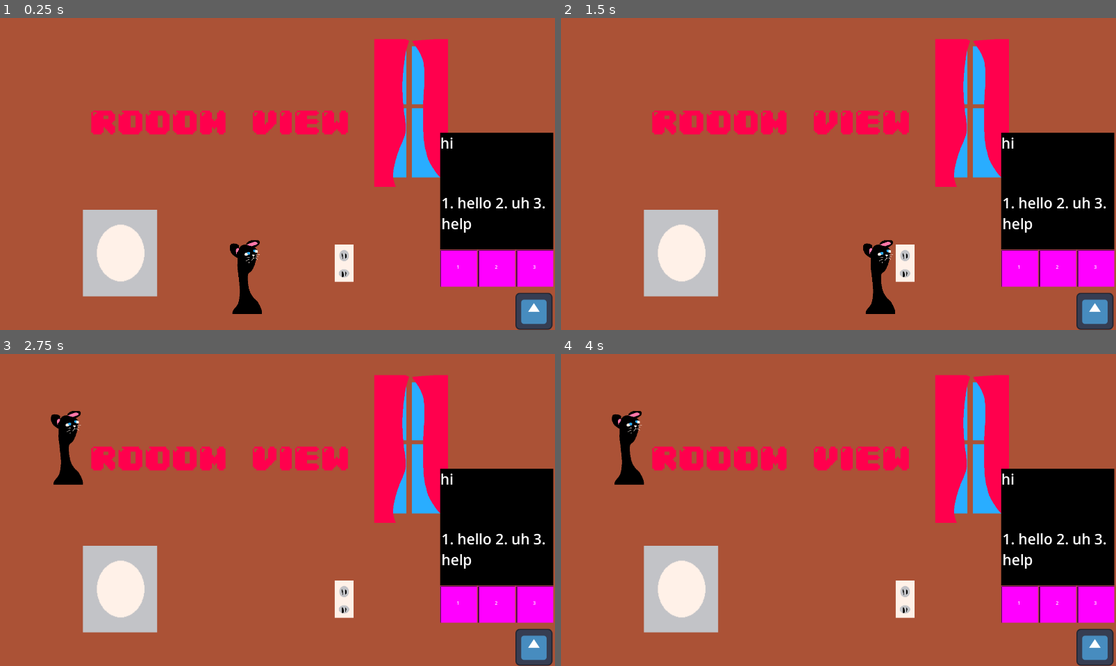
Above: before the commit, frames 1-4 (two rows, left to right).
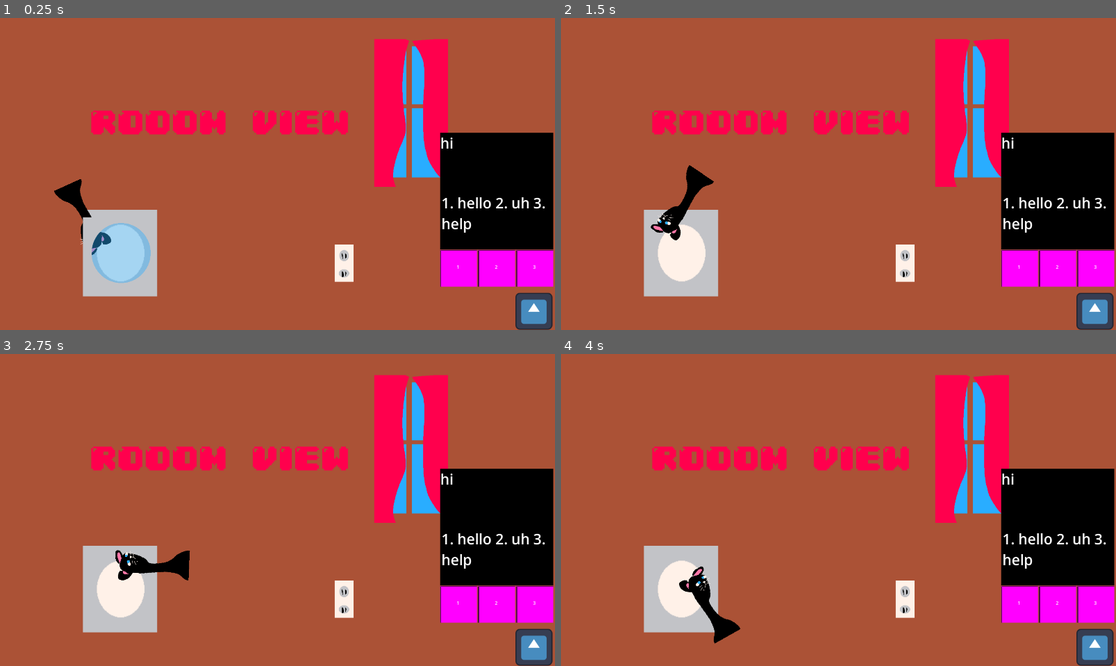
Above: after the commit, the same moments.

Repository: LukeDul/zoom
Game: Godot game, scene res://main.tscn
Same seed, same stepped clock (60 frames per second), same inputs: the game is played once before the commit and once after it. The engine's default icon, where the game draws it, is replaced by a stand-in: a white triangle on a blue panel in a dark square.
Inputs (mouse positions are in pixels of both pictures, inside the frame that each line leads up to):
- Up to frame 1 (0.25 s): no input
- Up to frame 2 (1.5 s): click (683, 252) at 0.52 s; click (683, 252) at 1.27 s
- Up to frame 3 (2.75 s): click (410, 447) at 2.02 s
- Up to frame 4 (4 s): click (710, 563) at 2.77 s; click "1" at 3.5 s

The runs differ from the first frame. In frame 1, 2.7% of the frame differs, in the area x 9-48%, y 51-95%; in frame 2, 1.5%; in frame 3, 1.5%; in frame 4, 1.5%.

Commit message:
added door to washing amchien

Diff:
--- a/main.tscn
+++ b/main.tscn
@@ -10,6 +10,7 @@
 [ext_resource type="Script" uid="uid://dsrh1ibw1vpv1" path="res://dialog.gd" id="5_lquwl"]
 [ext_resource type="Texture2D" uid="uid://chgsgti82mqd2" path="res://Assets/room/window.png" id="6_272bh"]
 [ext_resource type="Texture2D" uid="uid://cv5i8o4sg3nvx" path="res://Assets/room/outlet.png" id="7_5vw27"]
+[ext_resource type="Texture2D" uid="uid://b2wt1ttugf3il" path="res://Assets/room/door.png" id="8_efxa6"]
 
 [sub_resource type="NoiseTexture2D" id="NoiseTexture2D_lquwl"]
 width = 128
@@ -56,16 +57,25 @@
 [node name="WashingMachine" type="Node2D" parent="RoomView"]
 position = Vector2(-673, 124)
 
-[node name="Door" type="TextureButton" parent="RoomView/WashingMachine"]
+[node name="Machine" type="TextureButton" parent="RoomView/WashingMachine"]
 offset_right = 40.0
 offset_bottom = 40.0
 scale = Vector2(2.00765, 2.33872)
 texture_normal = ExtResource("5_7mycd")
 
-[node name="Cat" type="TextureButton" parent="RoomView/WashingMachine"]
+[node name="MachineCat" type="TextureButton" parent="RoomView/WashingMachine"]
 visible = false
-offset_right = 40.0
-offset_bottom = 40.0
+offset_left = 109.0
+offset_top = 121.0
+offset_right = 237.0
+offset_bottom = 377.0
+texture_normal = ExtResource("5_kek77")
+
+[node name="machine_door" type="TextureButton" parent="RoomView/WashingMachine"]
+offset_top = 25.0
+offset_right = 256.0
+offset_bottom = 281.0
+texture_normal = ExtResource("8_efxa6")
 
 [node name="Window" type="Node2D" parent="RoomView"]
 position = Vector2(597, -358)
@@ -93,7 +103,8 @@
 offset_bottom = 40.0
 texture_normal = ExtResource("7_5vw27")
 
-[node name="Cat" type="TextureButton" parent="RoomView/Outlet"]
+[node name="OutletCat" type="TextureButton" parent="RoomView/Outlet"]
+visible = false
 offset_left = -416.0
 offset_top = -16.0
 offset_right = -288.0
@@ -191,8 +202,10 @@
 [connection signal="button_down" from="ComputerView/HBoxContainer/LeaveCall" to="." method="_on_leave_call_button_down"]
 [connection signal="button_down" from="ComputerView/HBoxContainer/CameraButton" to="." method="_on_camera_button_button_down"]
 [connection signal="button_down" from="ComputerView/HBoxContainer/ShareScreen" to="." method="_on_share_screen_button_down"]
+[connection signal="button_down" from="RoomView/WashingMachine/MachineCat" to="RoomView" method="_on_machine_cat_button_down"]
+[connection signal="button_down" from="RoomView/WashingMachine/machine_door" to="RoomView" method="_on_machine_door_button_down"]
 [connection signal="button_down" from="RoomView/Window/WindowCat" to="RoomView" method="_on_window_cat_button_down"]
-[connection signal="button_down" from="RoomView/Outlet/Cat" to="RoomView" method="_on_outlet_cat_button_down"]
+[connection signal="button_down" from="RoomView/Outlet/OutletCat" to="RoomView" method="_on_outlet_cat_button_down"]
 [connection signal="button_down" from="TurnAround" to="." method="_on_turn_around_button_down"]
 [connection signal="button_down" from="Dialog/HBoxContainer/TextureButton" to="." method="_on_texture_button_button_down"]
 [connection signal="button_down" from="Dialog/HBoxContainer/TextureButton2" to="." method="_on_texture_button_2_button_down"]
--- a/room_view.gd
+++ b/room_view.gd
@@ -5,6 +5,7 @@
 @onready var idle_cat: TextureButton = $IdleCat
 @onready var outlet: Node2D = $Outlet
 @onready var washing_machine: Node2D = $WashingMachine
+@onready var door = washing_machine.get_node("machine_door")
 @onready var curtain: Node2D = $Window
 
 ## Calls the function after the given seconds have passed. Returns the timer.
@@ -12,7 +13,6 @@
 	var timer = get_tree().create_timer(seconds)
 	timer.timeout.connect(callback_func)
 	return timer
-
 
 var cur_cat: TextureButton
 
@@ -23,14 +23,14 @@
 				cur_cat.visible = false
 				idle_cat.visible = true
 			CatStates.CURTAINS: start_curtain_event()
-			CatStates.WASHING_MACHINE: pass
+			CatStates.WASHING_MACHINE: start_washing_machine_event()
 			CatStates.OUTLET: start_outlet_event()
 			_: push_error("Unknown Cat State")
 		cat_state = v
 
 # Called when the node enters the scene tree for the first time.
 func _ready() -> void:
-	cat_state = CatStates.OUTLET
+	cat_state = CatStates.WASHING_MACHINE
 
 
 # Called every frame. 'delta' is the elapsed time since the previous frame.
@@ -67,7 +67,7 @@
 ## OUTLET EVENT *********************************************************************************
 func start_outlet_event()->void:
 	print("cat is about to electricute himself!! stop him")
-	cur_cat = outlet.get_node("Cat")
+	cur_cat = outlet.get_node("OutletCat")
 	cur_cat.visible = true
 	idle_cat.visible = false
 
@@ -84,3 +84,28 @@
 func _on_outlet_cat_button_down() -> void:
 	print("you grabbed the cat")
 	cat_state = CatStates.IDLE
+
+## WASHING MACHINE EVENT *********************************************************************************
+func start_washing_machine_event()->void:
+	print("cat is about to drown himself!! stop him")
+	cur_cat = washing_machine.get_node("MachineCat")
+	cur_cat.visible = true
+	idle_cat.visible = false
+
+	var tween := create_tween()
+	tween.tween_property(cur_cat, "rotation", 180, 5)
+	tween.finished.connect(end_washing_machine_event)
+
+func end_washing_machine_event()->void:
+	if cat_state == CatStates.OUTLET:
+		print("cat electricuted himself")
+
+	cat_state = CatStates.IDLE
+
+func _on_machine_cat_button_down() -> void:
+	print("you grabbed the cat from the washing machine")
+	cat_state = CatStates.IDLE
+
+
+func _on_machine_door_button_down() -> void:
+	door.visible = !door.visible
Binary file added: Assets/room/door.aseprite
Binary file added: Assets/room/door.png
Not shown, added: Assets/room/door.png.import
Not shown: 1 places in main.tscn that only renumber resources
